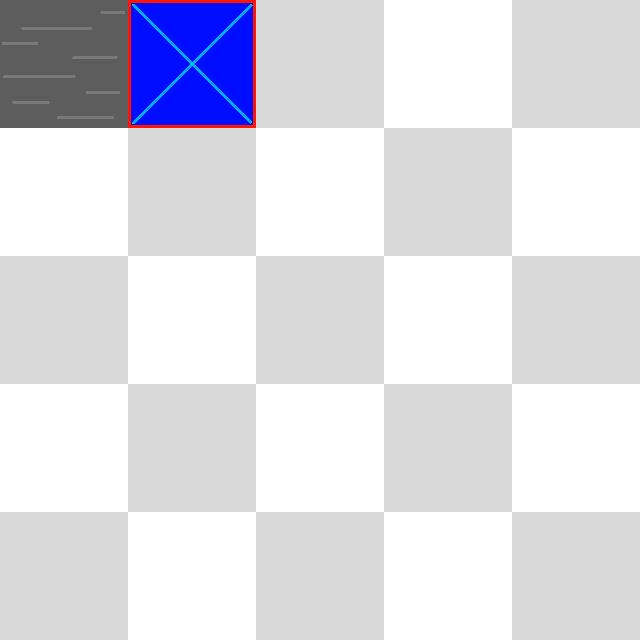
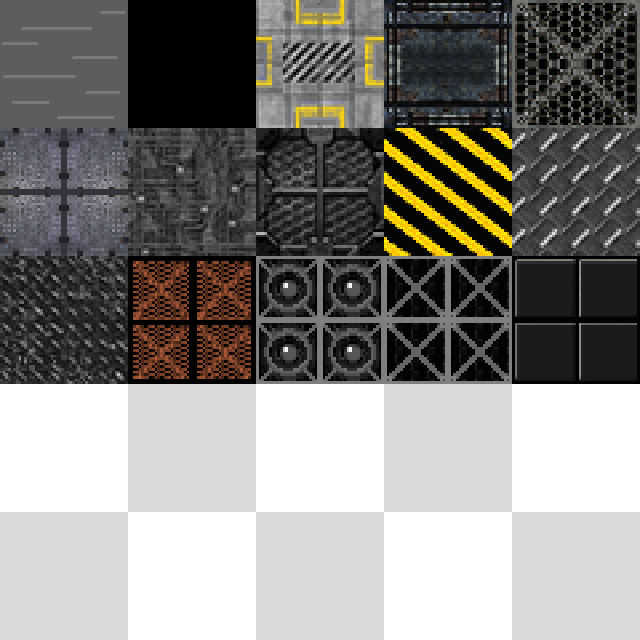
Layered file, before and after one edit (640px x 640px). Changes by layer:
added layer "Background" above "Paint Layer 2" over (0, 0, 640, 384)
painted on "Paint Layer 2" over (128, 0, 256, 128)
painted on "Paint Layer 1" over (0, 0, 640, 384)
